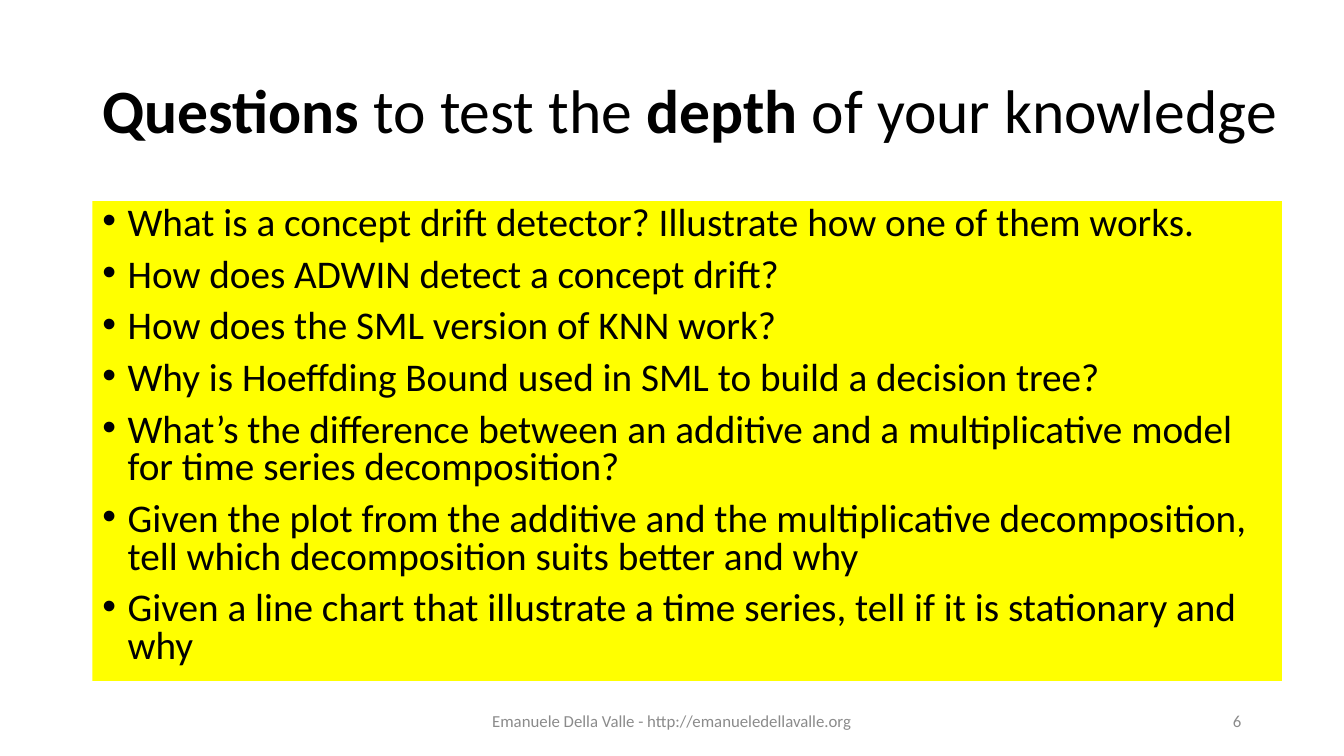
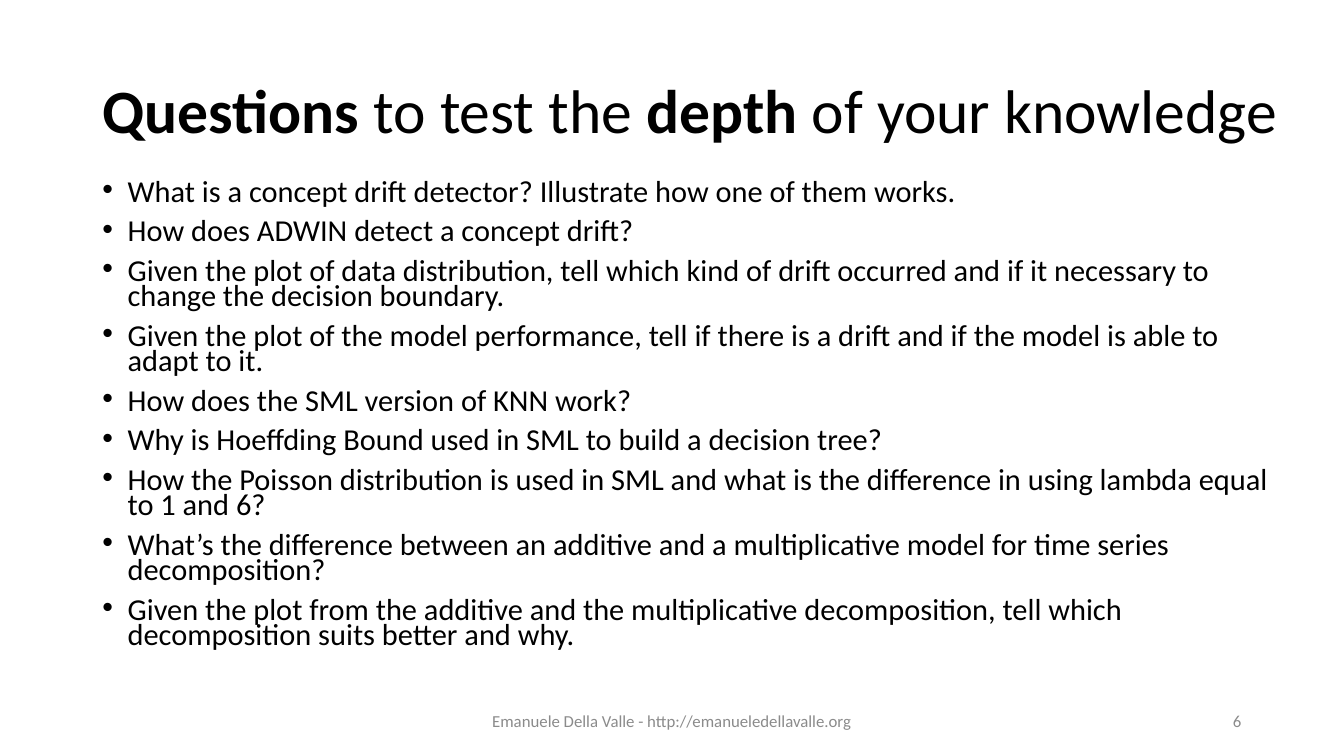
Before and after one commit to eugeniovaretti/streaming-data-analytics, a slide deck: slide 6 of lectures/11_SDS_exam-preview/11_Streaming-Data-Science_exam-preview.pptx. Drawn at 1344x756 pixels with LibreOffice and Linux fonts; fonts in the diff are those of the drawing. Boxes give left, top, right and bottom in pixels: in the first picture for what was removed or moved away, otherwise in the second. Text is boxed around its words. In the diff, an @@ line names an element or a change of style, - is before the commit and + after.

```diff
--- a/lectures/11_SDS_exam-preview/11_Streaming-Data-Science_exam-preview.pptx
+++ b/lectures/11_SDS_exam-preview/11_Streaming-Data-Science_exam-preview.pptx
@@ text "What is a concept drift ...": place and size @@
-text "What is a concept drift ..." at [93,202,1282,682]
+text "What is a concept drift ..." at [128,181,1268,650]
@@ text "What is a concept drift ..." at [128,181,1268,650]: fill #FFFF00 to none @@
@@ text at [128,181,1169,585]: size 28 to 21.7 pt in "What is a concept drift detector? Illustrate ...", "How does ADWIN detect a concept drift?", "How does the SML version of KNN ...", "Why is Hoeffding Bound used in SML ..." and 1 more places; line spacing 0.8 to 0.7 @@
@@ text at [128,260,1218,376]: paragraphs added @@
+• Given the plot of data distribution, tell which kind of drift occurred and if it necessary to change the decision boundary.
+• Given the plot of the model performance, tell if there is a drift and if the model is able to adapt to it.
@@ text at [128,469,1268,516]: paragraph added @@
+• How the Poisson distribution is used in SML and what is the difference in using lambda equal to 1 and 6?
@@ text at [128,599,1121,650]: text changed; size 28 to 21.7 pt @@
-• Given the plot from the additive and the multiplicative decomposition, tell which decomposition suits better and why
-• Given a line chart that illustrate a time series, tell if it is stationary and why
+• Given the plot from the additive and the multiplicative decomposition, tell which decomposition suits better and why.
```
Also in this commit, not shown: 6 other slides changed.
